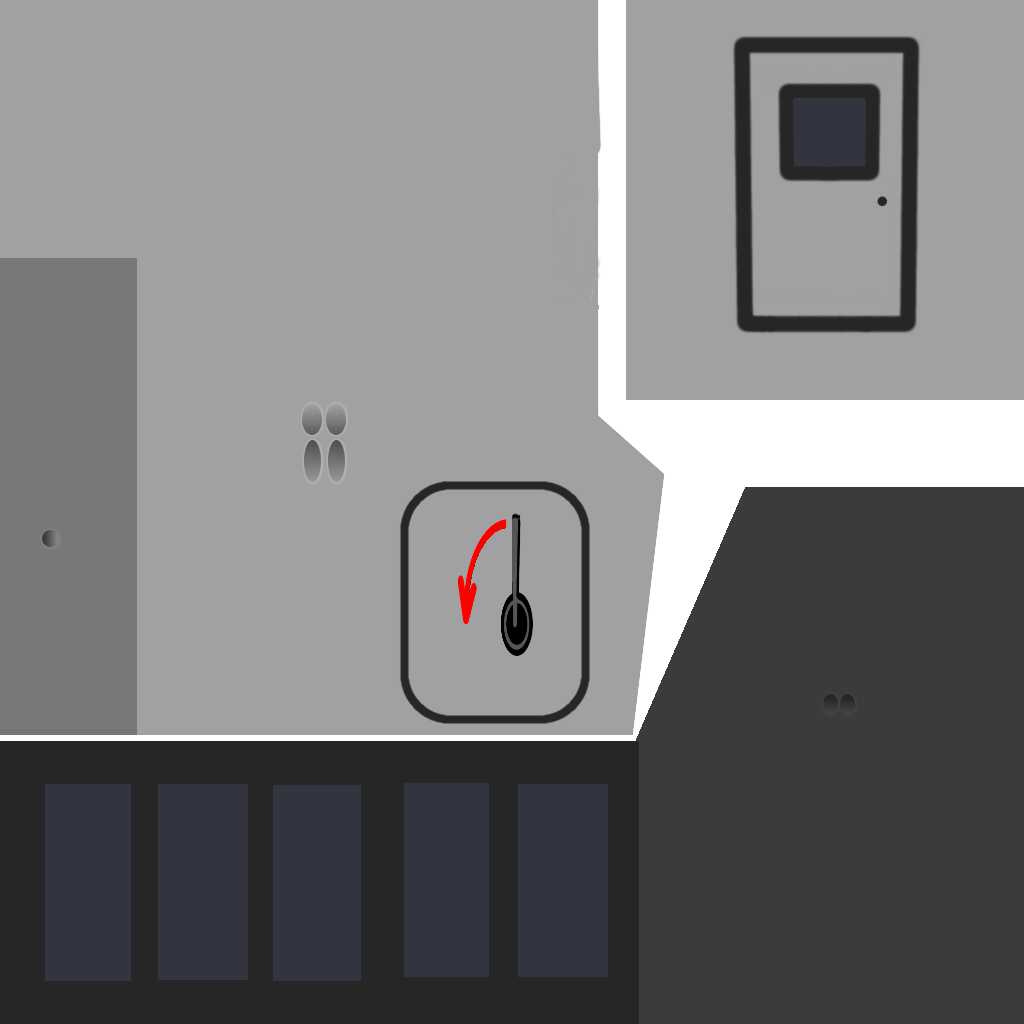
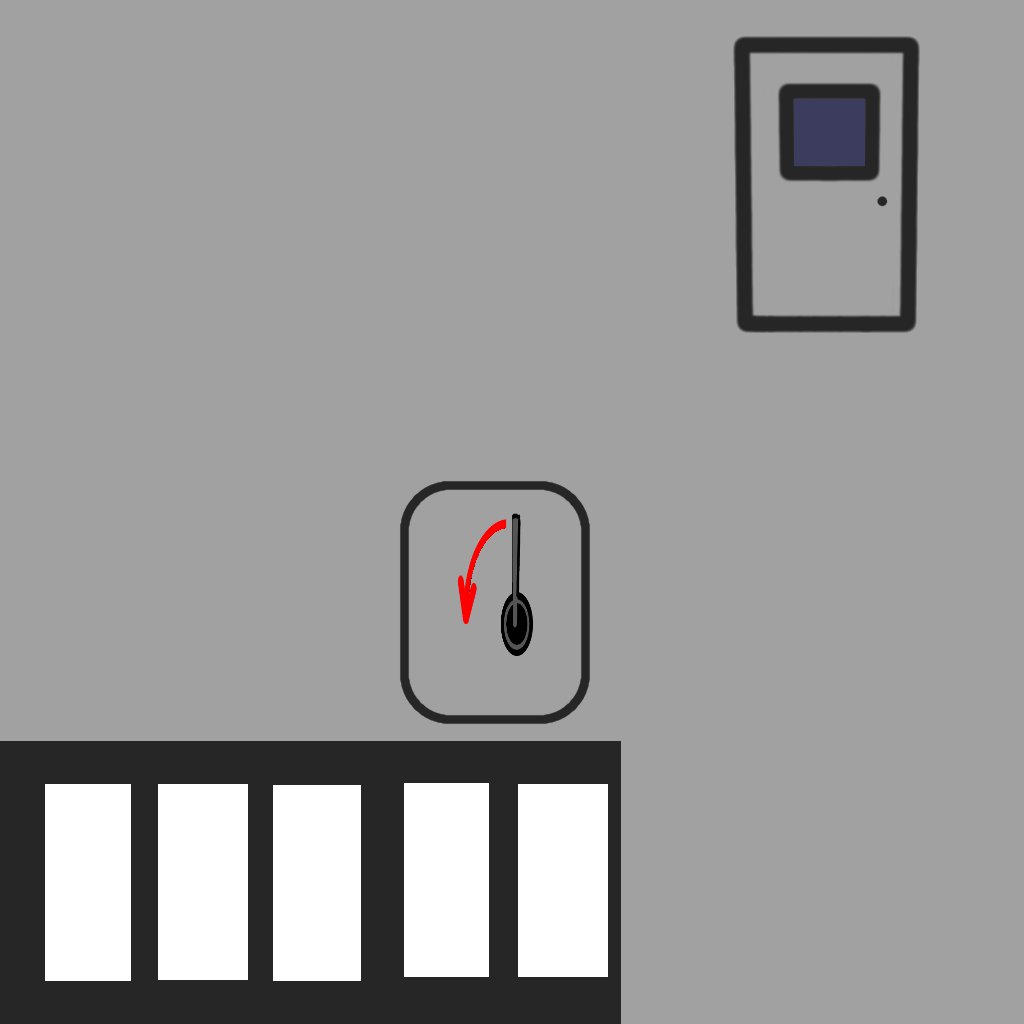
Layered file, before and after one edit (w=1024, h=1024). Changes by layer:
hid "door" over [left=400, top=481, right=590, bottom=724]
hid "windows" over [left=45, top=741, right=639, bottom=1024]
hid "bottom" over [left=604, top=487, right=1024, bottom=1024]
hid "top" over [left=0, top=0, right=665, bottom=735]
hid "node" over [left=729, top=35, right=923, bottom=334]
showed "normals", painted on it over [left=0, top=0, right=1024, bottom=1024]
